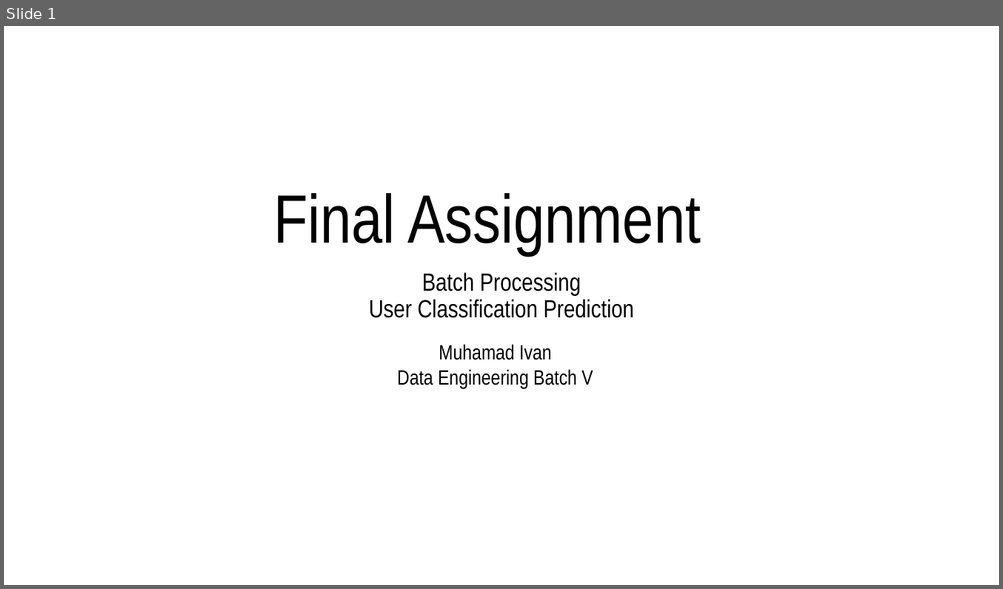
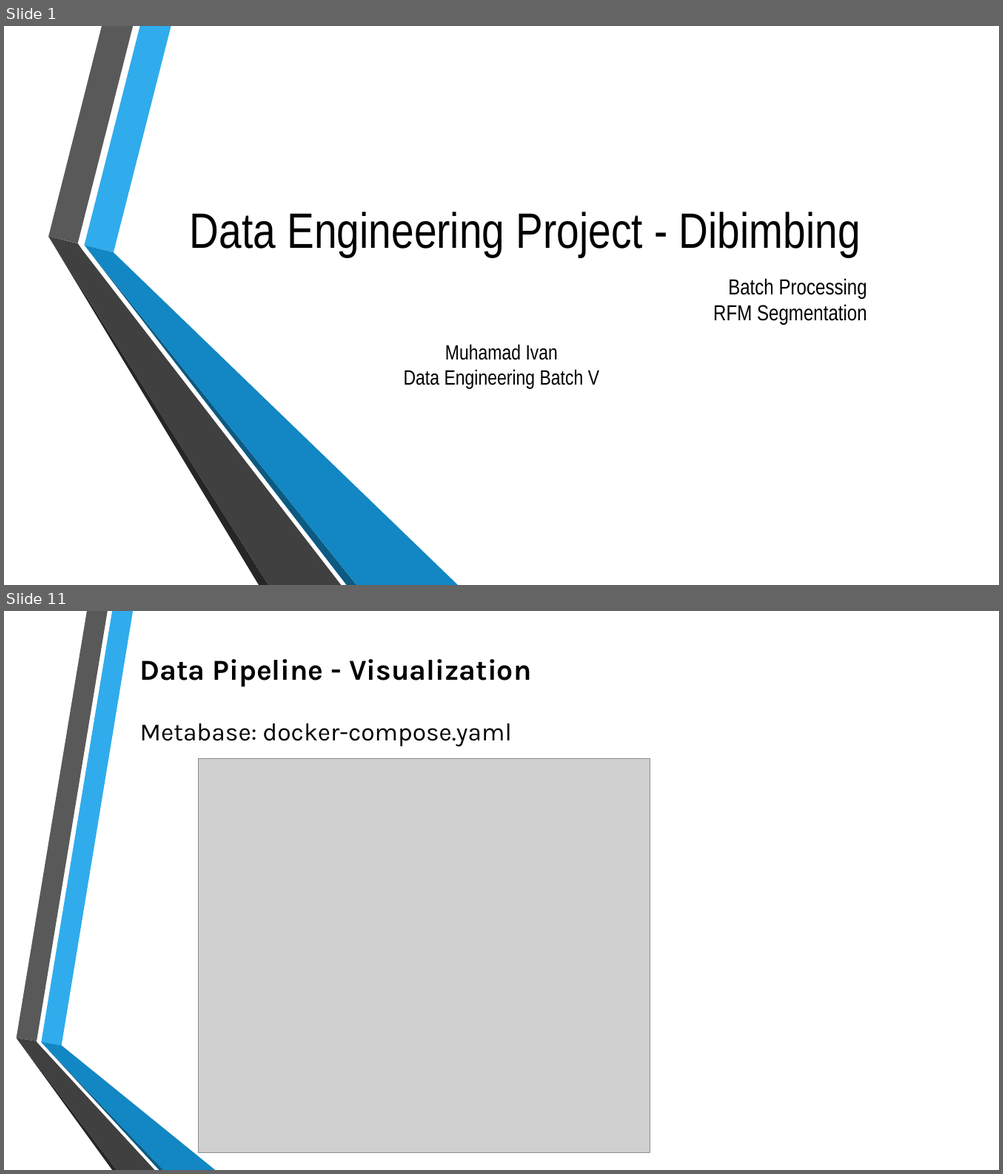
Before and after one commit to mivanivan/Final-Assignment---Batch-Processing, a slide deck: Final Assignment - Batch Processing - RFM Segmentation.pptx. Shown one above the other, each under a label of ours: slide 1 before the commit, slides 1 and 11 after it; the slides between them are not shown. The pictures are 1003x589 and 1003x1174 pixels, drawn with LibreOffice and Linux fonts; fonts in the diff are those of the drawing; grey boxes stand for pictures; background and template pictures are left out. Boxes give left, top, right and bottom in pixels: in the first picture for what was removed or moved away, otherwise in the second. Text is boxed around its words. In the diff, an @@ line names an element or a change of style, - is before the commit and + after.

```diff
--- a/Final Assignment - Batch Processing - RFM Segmentation.pptx
+++ b/Final Assignment - Batch Processing - RFM Segmentation.pptx
@@ slide 11 added at (x1=4, y1=611, x2=999, y2=1170), background picture (left out) @@
@@ text added at (x1=140, y1=659, x2=531, y2=687), 28 pt, text #000000, bold @@
+Data Pipeline - Visualization
@@ text added at (x1=140, y1=723, x2=511, y2=747), 24 pt, text #000000 @@
+Metabase: docker-compose.yaml
@@ picture added at (x1=198, y1=759, x2=650, y2=1153) @@
@@ group added at (x1=16, y1=611, x2=215, y2=1170): 6 freeform shapes @@
@@ slide 1 changed as well @@
@@ title at (x1=190, y1=212, x2=860, y2=258): text changed; size 66 to 48 pt @@
-Final Assignment
+Data Engineering Project - Dibimbing
@@ group added at (x1=48, y1=26, x2=458, y2=585): 6 freeform shapes @@
@@ subtitle at (x1=713, y1=278, x2=867, y2=325): text changed; size 24 to 21 pt @@
-Batch Processing
-User Classification Prediction
+Batch Processing
+RFM Segmentation
@@ text "Muhamad Ivan" moved from (x1=397, y1=344, x2=592, y2=389) to (x1=404, y1=344, x2=599, y2=389) @@
```
Also in this commit, not shown: 11 other slides added, 3 slides removed, 40 other files.
